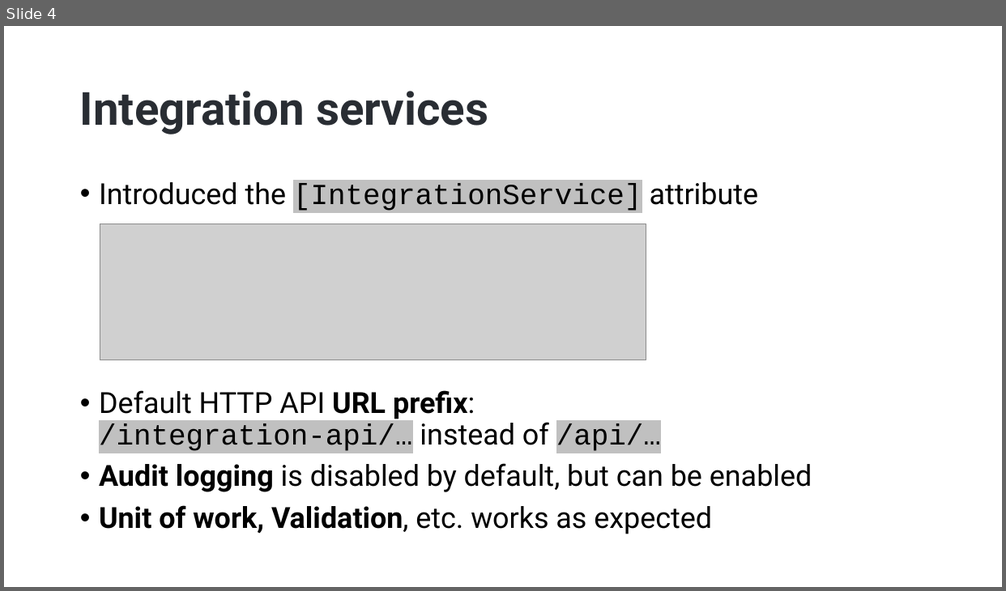
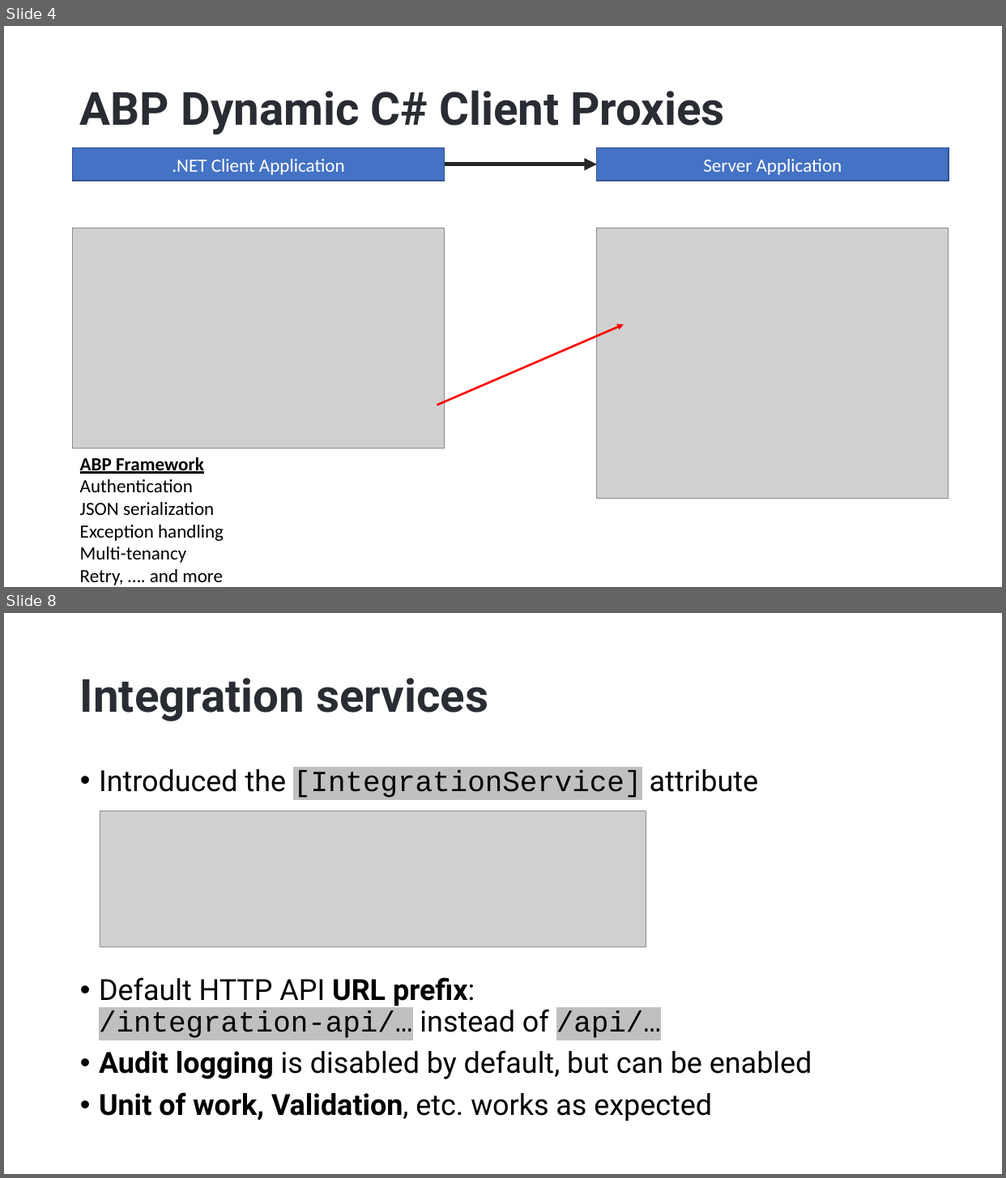
Before and after one commit to hikalkan/presentations, a slide deck: 2022-09-29 ABP Community Talks 2022.7/ABP-7-News.pptx. Shown one above the other, each under a label of ours: slide 4 before the commit, slides 4 and 8 after it; the slides between them are not shown. The pictures are 1006x591 and 1006x1178 pixels, drawn with LibreOffice and Linux fonts; fonts in the diff are those of the drawing; grey boxes stand for pictures; background and template pictures are left out. Boxes give left, top, right and bottom in pixels: in the first picture for what was removed or moved away, otherwise in the second. Text is boxed around its words. In the diff, an @@ line names an element or a change of style, - is before the commit and + after.

```diff
--- a/2022-09-29 ABP Community Talks 2022.7/ABP-7-News.pptx
+++ b/2022-09-29 ABP Community Talks 2022.7/ABP-7-News.pptx
@@ slide 4 added at bbox=[4, 26, 1002, 587], background picture (left out) @@
@@ title added at bbox=[80, 90, 725, 135], 44 pt, text #292D33, bold @@
+ABP Dynamic C# Client Proxies
@@ rectangle added at bbox=[73, 148, 445, 181], fill #4472C4, outline #325491 1 pt, 18 pt, text #FFFFFF @@
+.NET Client Application
@@ arrow added from (444, 165) to (597, 165), #262626 4 pt @@
@@ rectangle added at bbox=[597, 148, 948, 181], fill #4472C4, outline #325491 1 pt, 18 pt, text #FFFFFF @@
+Server Application
@@ picture added at bbox=[73, 228, 445, 448] @@
@@ picture added at bbox=[597, 228, 948, 499] @@
@@ arrow added from (437, 406) to (624, 325), #FF0000 2 pt @@
@@ text added at bbox=[80, 457, 224, 586], 18 pt, text #000000 @@
+ABP Framework
+Authentication
+JSON serialization
+Exception handling
+Multi-tenancy
+Retry, …. and more
@@ what was slide 4 is now slide 8 @@
```
Also in this commit, not shown: 1 slide changed, 3 other slides added.
